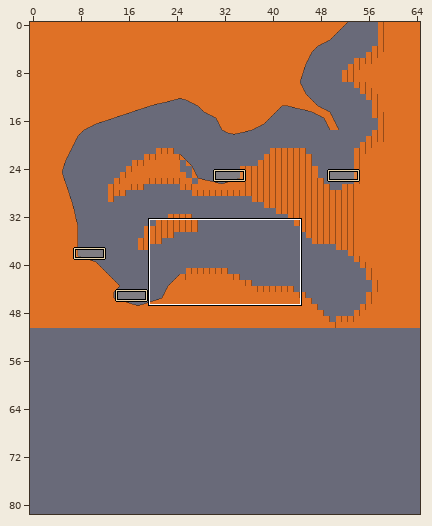
Two versions of a level (LDtk project, assets/world.ldtk). The picture above shows the old version from afar; the outline marks the close-up.
Close-up. Before the commit:
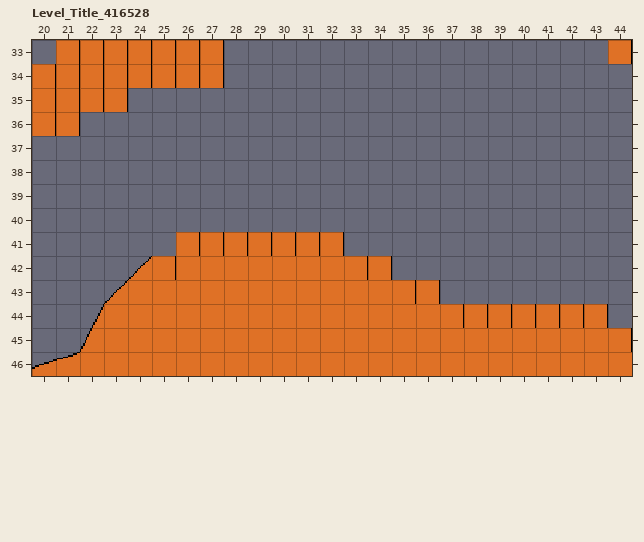
Cells are 16x16 px. Shown: Level_Title_416528 x 20..44, y 33..46. The commit also changed other parts of the map, which this record leaves out. The old version is drawn lined up with the new one.
Now the later version:
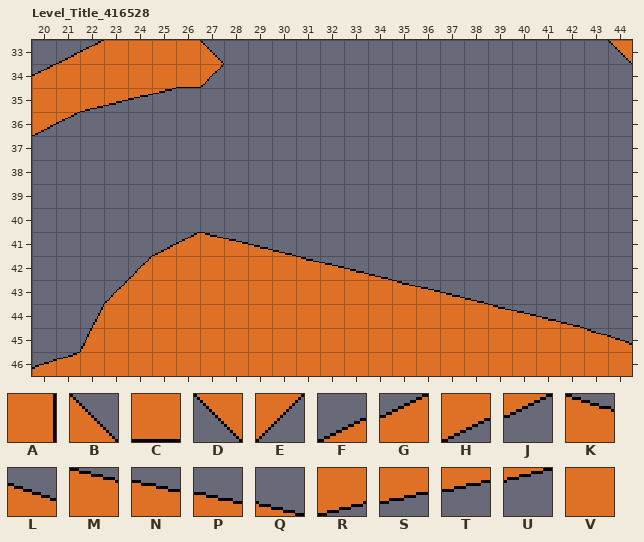
Key: from "BaseTileset": A 1, B 3, C 12, D 13, E 14, F 22, G 23, H 35, J 36, K 47, L 48, M 92, N 93, P 94, Q 95, R 103, S 104, T 105, U 106, V 109.
_ is an empty cell.
The commit says: title screen cleanup
What changed:
map size 65x51 -> 65x82 cells
Layer "Terrain":
The author changed tile A to tile B in row 33 at x 27.
The author changed tile A to tile C in row 34 at x 26.
The author changed tile A to tile D in row 33 at x 44.
The author changed tile A to tile E in row 34 at x 27.
The author changed tile A to tile F in row 33 at x 21.
Tile F now appears in row 41 at x 25.
The author changed tile A to tile G in row 33 at x 22; in row 34 at x 20; in row 41 at x 26.
The author changed tile A to tile H in row 36 at x 20.
The author changed tile A to tile J in row 36 at x 21.
The author changed tile V to tile K in row 45 at x 43.
The author changed tile A to tile L in row 45 at x 44.
The author changed tile A to tile M in row 41 at x 27; in row 43 at x 35; in row 44 at x 39.
The author changed tile V to tile M in row 42 at x 31.
The author changed tile A to tile N in row 41 at x 28; in row 43 at x 36; in row 44 at x 40.
The author changed tile V to tile N in row 42 at x 32.
The author changed tile A to tile P in row 41 at x 29; in row 42 at x 33; in row 44 at x 41.
Tile P now appears in row 43 at x 37.
The author changed tile A to tile Q in row 41 at x 30; in row 42 at x 34; in row 44 at x 42.
Tile Q now appears in row 43 at x 38.
The author changed tile A to tile R in row 35 at x 22.
The author changed tile A to tile S in row 35 at x 23.
Tile T now appears in row 35 at x 24.
Tile U now appears in row 35 at x 25.
The author changed tile A to tile V in row 33 at x 23 to 26; in row 34 at x 21 to 25; in row 35 at x 20 to 21; in row 42 at x 25; in row 44 at x 37 to 38.
Tile A is gone in row 41 at x 31 to 32; in row 44 at x 43.
